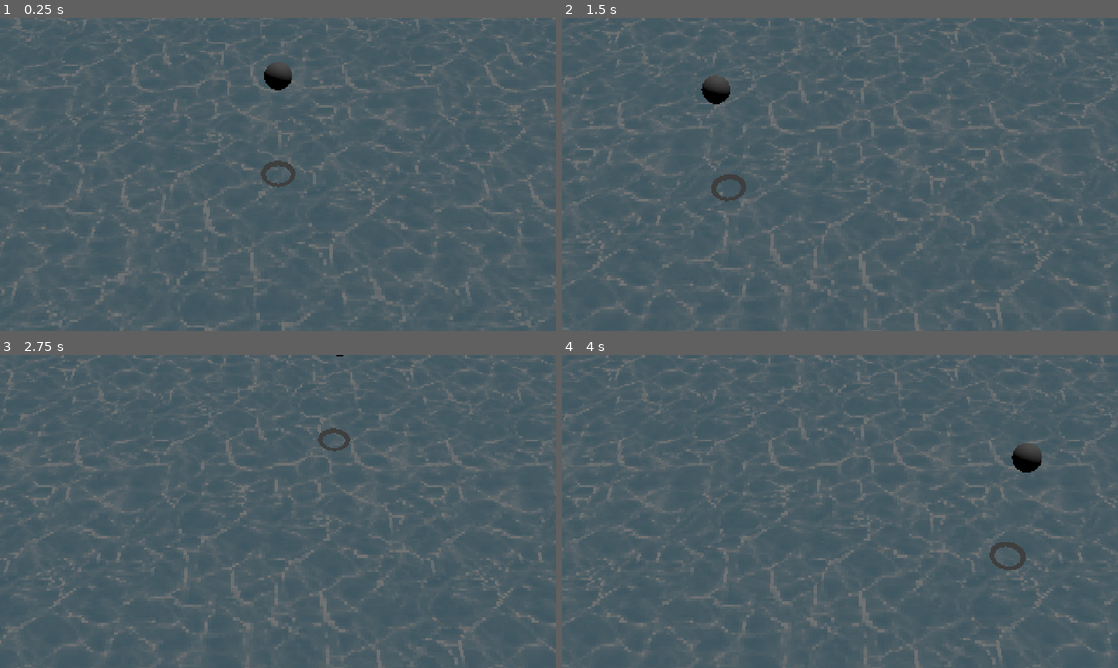
Above: before the commit, frames 1-4 (two rows, left to right).
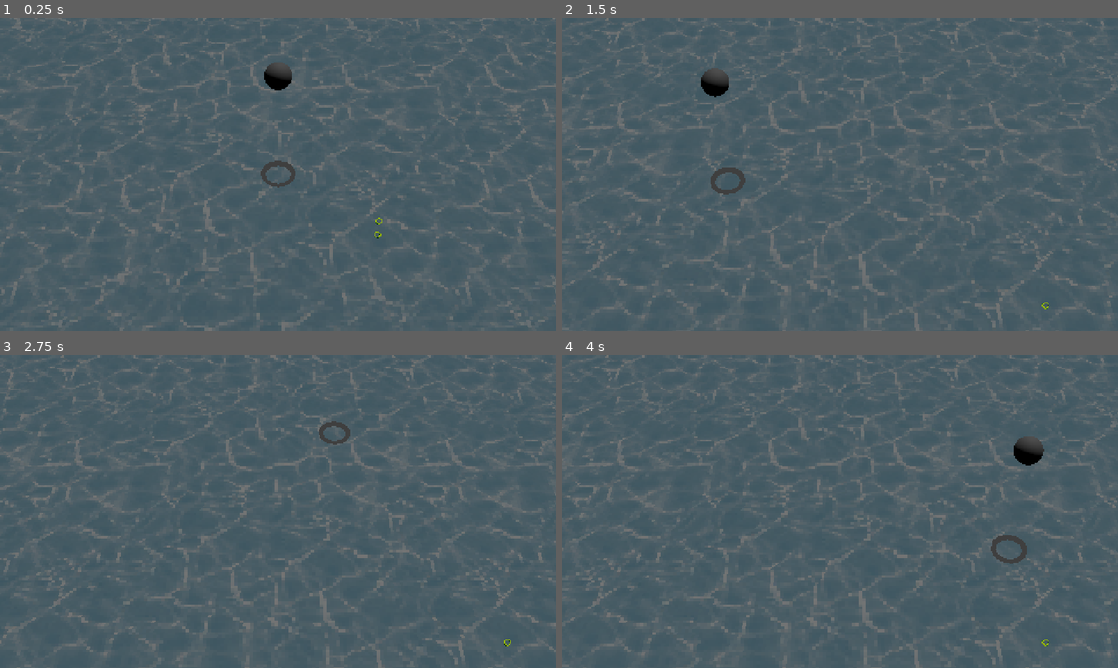
Above: after the commit, the same moments.

Repository: nulture/micro_jam_017_islands
Game: Godot game, scene res://scenes/world.tscn
Two runs of this game, one before a commit and one after it. Both use one fixed random seed, a clock stepped at 60 frames per second and the inputs below.
Inputs (mouse positions are in pixels of both pictures, inside the frame that each line leads up to):
- Up to frame 1 (0.25 s): no input
- Up to frame 2 (1.5 s): tap Enter (ui_accept) at 0.5, 0.6, 0.77, 1.07, 1.25 s; move the mouse to (962, 158) at 0.52 s; hold Right (ui_right) 0.53-1.28 s; move the mouse to (728, 190) at 1.27 s; hold Down (ui_down) from 1.28 s (still down); tap S (camera_down) at 1.35 s
- Up to frame 3 (2.75 s): tap Enter (ui_accept) at 1.52, 1.55, 1.82, 2, 2.3 s; move the mouse to (333, 442) at 2.02 s; release Down (ui_down) at 2.03 s; hold Right (ui_right) from 2.03 s (still down); tap A (camera_left) at 2.1 s
- Up to frame 4 (4 s): tap Enter (ui_accept) at 2.75, 3.02, 3.05, 3.32, 3.5, 3.77, 3.8 s; move the mouse to (812, 574) at 2.77 s; release Right (ui_right) at 2.78 s; hold Up (ui_up) 2.78-3.53 s; tap D (camera_right) at 2.85 s; move the mouse to (1006, 558) at 3.52 s; hold Left (ui_left) from 3.53 s (still down); tap Shift (camera_sprint) at 3.6 s

The runs differ from the first frame. In frame 1, less than 0.1% of the frame differs, in the area x 67-69%, y 63-71%; in frame 2, 0.7%; in frame 3, 0.3%; in frame 4, 0.8%, in the area x 76-88%, y 26-94%.

Commit message:
Introduced creature drowning, starving, fighting, mating

Diff:
--- a/assets/materials/ocean.tres
+++ b/assets/materials/ocean.tres
@@ -7,5 +7,4 @@
 render_priority = 0
 shader = ExtResource("1_ia2oi")
 shader_parameter/uv_scale = Vector2(4, 4)
-shader_parameter/uv_parallax = Vector2(0.1, 0.1)
 shader_parameter/albedo = ExtResource("2_jxv16")
--- a/assets/materials/void_grid.tres
+++ b/assets/materials/void_grid.tres
@@ -7,5 +7,4 @@
 render_priority = 0
 shader = ExtResource("1_7wa3n")
 shader_parameter/uv_scale = Vector2(32, 32)
-shader_parameter/uv_parallax = Vector2(0.8, 0.8)
 shader_parameter/albedo = ExtResource("2_4ujpq")
--- a/assets/materials/world_terrain.tres
+++ b/assets/materials/world_terrain.tres
@@ -9,5 +9,8 @@
 [resource]
 render_priority = 0
 shader = ExtResource("1_enfaq")
+shader_parameter/height_light_min = 0.0
+shader_parameter/height_light = 25.0
+shader_parameter/height_emission = 1.0
+shader_parameter/height = SubResource("ImageTexture_dv5pg")
 shader_parameter/paint = SubResource("ImageTexture_5xka3")
-shader_parameter/height = SubResource("ImageTexture_dv5pg")
--- a/assets/shaders/parallax_plane.tres
+++ b/assets/shaders/parallax_plane.tres
@@ -66,7 +66,6 @@
 
 }
 "
-graph_offset = Vector2(-878.128, -451.458)
 nodes/fragment/2/node = SubResource("VisualShaderNodeTexture2DParameter_6fpuq")
 nodes/fragment/2/position = Vector2(-580, 300)
 nodes/fragment/3/node = SubResource("VisualShaderNodeTexture_upchg")
--- a/assets/shaders/world_terrain.tres
+++ b/assets/shaders/world_terrain.tres
@@ -262,7 +262,6 @@
 
 }
 "
-graph_offset = Vector2(-1250.87, 61.2494)
 nodes/vertex/2/node = SubResource("VisualShaderNodeTexture2DParameter_ybj1y")
 nodes/vertex/2/position = Vector2(-660, 140)
 nodes/vertex/3/node = SubResource("VisualShaderNodeTexture_e363y")
--- a/project.godot
+++ b/project.godot
@@ -184,6 +184,8 @@
 [layer_names]
 
 3d_physics/layer_1="terrain"
+3d_physics/layer_2="water"
+3d_physics/layer_3="creature"
 
 [physics]
 
--- /dev/null
+++ b/scenes/creatures/creature_base.tscn
@@ -0,0 +1,50 @@
+[gd_scene load_steps=5 format=3 uid="uid://ctcygxcpg47cy"]
+
+[ext_resource type="Texture2D" uid="uid://bbeo1i1eyh88y" path="res://assets/sprites/circle.png" id="1_4ocuc"]
+[ext_resource type="Script" path="res://scripts/entities/creature.gd" id="1_n3re6"]
+
+[sub_resource type="SphereShape3D" id="SphereShape3D_h2xs8"]
+
+[sub_resource type="SphereShape3D" id="SphereShape3D_jt646"]
+radius = 0.66
+
+[node name="creature" type="CharacterBody3D" node_paths=PackedStringArray("touch_timer", "birth_timer")]
+collision_layer = 4
+collision_mask = 5
+floor_max_angle = 1.5708
+script = ExtResource("1_n3re6")
+touch_timer = NodePath("touch_cooldown")
+birth_timer = NodePath("birth_cooldown")
+
+[node name="shape" type="CollisionShape3D" parent="."]
+shape = SubResource("SphereShape3D_h2xs8")
+
+[node name="touch_area" type="Area3D" parent="."]
+collision_layer = 0
+collision_mask = 4
+monitorable = false
+
+[node name="collision_shape_3d" type="CollisionShape3D" parent="touch_area"]
+shape = SubResource("SphereShape3D_jt646")
+
+[node name="sprite" type="Sprite3D" parent="."]
+pixel_size = 0.0625
+billboard = 1
+double_sided = false
+texture_filter = 0
+texture = ExtResource("1_4ocuc")
+
+[node name="touch_cooldown" type="Timer" parent="."]
+process_callback = 0
+wait_time = 3.0
+one_shot = true
+autostart = true
+
+[node name="birth_cooldown" type="Timer" parent="."]
+process_callback = 0
+wait_time = 15.0
+one_shot = true
+
+[connection signal="body_entered" from="touch_area" to="." method="on_touch_area_body_entered"]
+[connection signal="timeout" from="touch_cooldown" to="." method="on_touch_cooldown_timeout"]
+[connection signal="timeout" from="birth_cooldown" to="." method="on_birth_cooldown_timeout"]
--- a/scenes/player_cursor.tscn
+++ b/scenes/player_cursor.tscn
@@ -38,6 +38,7 @@
 transform = Transform3D(1, 0, 0, 0, 1, 0, 0, 0, 1, 0, 100, 0)
 shape = SubResource("CylinderShape3D_835it")
 target_position = Vector3(0, -100, 0)
+collision_mask = 3
 
 [node name="cursor_ground" type="Node3D" parent="cast"]
 transform = Transform3D(1, 0, 0, 0, 1, 0, 0, 0, 1, 0, -100, 0)
--- a/scenes/player_tools/glob_base.tscn
+++ b/scenes/player_tools/glob_base.tscn
@@ -10,6 +10,7 @@
 
 [node name="glob" type="Area3D"]
 collision_layer = 0
+collision_mask = 3
 monitorable = false
 script = ExtResource("1_h3b40")
 height = 0.25
--- a/scenes/world.tscn
+++ b/scenes/world.tscn
@@ -1,12 +1,12 @@
 [gd_scene load_steps=13 format=3 uid="uid://bwln06s0mijil"]
 
 [ext_resource type="PackedScene" uid="uid://ck7mrxogelqqu" path="res://scenes/ui/items.tscn" id="1_418ir"]
-[ext_resource type="Script" path="res://scripts/world.gd" id="1_f4mcx"]
 [ext_resource type="PackedScene" uid="uid://kyw7ggafjjsx" path="res://scenes/player_camera.tscn" id="1_n7dex"]
 [ext_resource type="Material" uid="uid://dsrd6ulm7f4fx" path="res://assets/materials/void_grid.tres" id="3_8enyy"]
 [ext_resource type="Material" uid="uid://0v75n8kp07id" path="res://assets/materials/ocean.tres" id="3_j8q8g"]
 [ext_resource type="Material" uid="uid://dr8yjj626e2f4" path="res://assets/materials/world_terrain.tres" id="6_i5kdh"]
 [ext_resource type="Script" path="res://scripts/terrain.gd" id="7_uh1ch"]
+[ext_resource type="PackedScene" uid="uid://ctcygxcpg47cy" path="res://scenes/creatures/creature_base.tscn" id="8_tykiw"]
 
 [sub_resource type="HeightMapShape3D" id="HeightMapShape3D_go6xd"]
 map_width = 256
@@ -29,9 +29,7 @@
 material = ExtResource("3_j8q8g")
 size = Vector2(256, 256)
 
-[node name="world" type="Node3D" node_paths=PackedStringArray("ocean_rise_node")]
-script = ExtResource("1_f4mcx")
-ocean_rise_node = NodePath("terrain/water_body")
+[node name="world" type="Node3D"]
 
 [node name="DirectionalLight3D" type="DirectionalLight3D" parent="."]
 transform = Transform3D(-0.866023, -0.433016, 0.250001, 0, 0.499998, 0.866027, -0.500003, 0.749999, -0.43301, 0, 0, 0)
@@ -43,10 +41,11 @@
 
 [node name="items" parent="canvas_layer" instance=ExtResource("1_418ir")]
 
-[node name="terrain" type="Node3D" parent="." node_paths=PackedStringArray("shape", "mesh")]
+[node name="terrain" type="Node3D" parent="." node_paths=PackedStringArray("water_node", "shape", "mesh")]
 transform = Transform3D(1, 0, 0, 0, 1, 0, 0, 0, 1, 128, 0, 128)
 script = ExtResource("7_uh1ch")
-hmap_min_height_padding = 2.0
+water_node = NodePath("water_body")
+water_padding = 2.0
 shape = NodePath("terrain_body/shape")
 mesh = NodePath("terrain_body/mesh")
 
@@ -65,7 +64,8 @@
 skeleton = NodePath("../water_body/camera_root")
 
 [node name="water_body" type="AnimatableBody3D" parent="terrain"]
-transform = Transform3D(1, 0, 0, 0, 1, 0, 0, 0, 1, 0, 0.5, 0)
+collision_layer = 2
+collision_mask = 0
 
 [node name="shape" type="CollisionShape3D" parent="terrain/water_body"]
 shape = SubResource("WorldBoundaryShape3D_x8nr0")
@@ -75,3 +75,11 @@
 skeleton = NodePath("../camera_root")
 
 [node name="camera_root" parent="terrain/water_body" instance=ExtResource("1_n7dex")]
+
+[node name="creature" parent="." instance=ExtResource("8_tykiw")]
+transform = Transform3D(1, 0, 0, 0, 1, 0, 0, 0, 1, 130, 5.74677, 130)
+species = &"cat"
+
+[node name="creature_2" parent="." instance=ExtResource("8_tykiw")]
+transform = Transform3D(1, 0, 0, 0, 1, 0, 0, 0, 1, 130, 8.67872, 130)
+species = &"birb"
--- /dev/null
+++ b/scripts/entities/creature.gd
@@ -0,0 +1,140 @@
+class_name Creature extends CharacterBody3D
+
+signal touch_other(other: Creature)
+
+@export var touch_timer : Timer
+@export var birth_timer : Timer
+
+@export var species : StringName
+@export var hunger_max : float = 10.0
+@export var hunger_rate : float = 0.1
+@export var hangry_threshold : float = 5.0
+
+var random = RandomNumberGenerator.new()
+
+var gravity : float = ProjectSettings.get_setting("physics/3d/default_gravity")
+
+var hunger : float = 1.0
+
+var is_adult = true
+var is_ready = true
+
+var is_touch_ready : bool :
+	#get : return touch_timer.is_stopped() && birth_timer.is_stopped()
+	get : return is_adult && is_ready
+
+var is_hangry : bool :
+	get : return hunger < hangry_threshold
+
+func _ready() -> void:
+	hunger = hunger_max
+
+func _physics_process(delta: float) -> void:
+	velocity.y -= gravity * delta
+
+	move_and_slide()
+
+	# Hunger
+	hunger -= hunger_rate * delta
+	if hunger < 0.0 :
+		print("I've starved")
+		kill()
+
+	# Drowning
+	if Terrain.inst.check_is_underwater(self) :
+		print("I've drownded")
+		kill()
+
+func random_with_other(other: Creature) -> bool :
+	return random.randf_range(0.0, hunger + other.hunger) > hunger
+
+func fight(other: Creature) -> void :
+	print("fight")
+	if random_with_other(other) :
+		other.kill()
+	else :
+		kill()
+
+func mate(other: Creature) -> void :
+	print("mate")
+	if random_with_other(other) :
+		baby()
+	else :
+		other.baby()
+
+func kill() -> void :
+	queue_free()
+
+func baby() -> void :
+	var node = (load(scene_file_path) as PackedScene).instantiate()
+	get_tree().root.add_child(node)
+	node.global_position = global_position + global_basis.x
+	node.is_adult = false
+	node.birth_timer.start()
+
+#
+#const SPEED = 5.0
+#const JUMP_VELOCITY = 4.5
+#
+## Get the gravity from the project settings to be synced with RigidBody nodes.
+#var gravity: float = ProjectSettings.get_setting("physics/3d/default_gravity")
+#
+#
+#func _physics_process(delta: float) -> void:
+	## Add the gravity.
+	#if not is_on_floor():
+		#velocity.y -= gravity * delta
+#
+	## Handle jump.
+	#if Input.is_action_just_pressed("ui_accept") and is_on_floor():
+		#velocity.y = JUMP_VELOCITY
+#
+	## Get the input direction and handle the movement/deceleration.
+	## As good practice, you should replace UI actions with custom gameplay actions.
+	#var input_dir := Input.get_vector("ui_left", "ui_right", "ui_up", "ui_down")
+	#var direction := (transform.basis * Vector3(input_dir.x, 0, input_dir.y)).normalized()
+	#if direction:
+		#velocity.x = direction.x * SPEED
+		#velocity.z = direction.z * SPEED
+	#else:
+		#velocity.x = move_toward(velocity.x, 0, SPEED)
+		#velocity.z = move_toward(velocity.z, 0, SPEED)
+#
+	#move_and_slide()
+
+func on_touch_area_body_entered(body: Node3D) -> void:
+	if hash(self) <= hash(body) : return
+	if !body is Creature : return
+	on_touch_other(body as Creature)
+
+func on_touch_other(other: Creature) -> void:
+	if !(is_touch_ready && other.is_touch_ready) : return
+
+	touch_timer.start()
+	touch_other.emit(other)
+
+	if species == other.species :
+		if is_hangry && other.is_hangry :
+			#print("We are the same species. We will kill each other for food!!")
+			fight(other)
+		elif is_hangry || other.is_hangry :
+			#print("We are the same species. One of us is hangry but we won't fight.")
+			pass
+		else :
+			#print("We are the same species. We are both sated and we will have babies.")
+			mate(other)
+	else :
+		if is_hangry || other.is_hangry :
+			#print("We are different species. Let's fight!")
+			fight(other)
+		else :
+			#print("We are different species. But we're both full, so let's have babies.")
+			mate(other)
+
+
+func on_touch_cooldown_timeout() -> void:
+	is_ready = true
+
+
+func on_birth_cooldown_timeout() -> void:
+	is_adult = true
--- /dev/null
+++ b/scripts/entities/entity.gd
@@ -0,0 +1,11 @@
+extends Node3D
+
+
+# Called when the node enters the scene tree for the first time.
+func _ready() -> void:
+	pass # Replace with function body.
+
+
+# Called every frame. 'delta' is the elapsed time since the previous frame.
+func _process(delta: float) -> void:
+	pass
--- a/scripts/player_tools/tool_rain.gd
+++ b/scripts/player_tools/tool_rain.gd
@@ -3,5 +3,4 @@
 @export var ocean_rise_speed : float = 1.0
 
 func process_hold(delta: float) -> void :
-	World.inst.ocean_rise_node.position.y += ocean_rise_speed * delta
-	Terrain.inst.hmap_min_height = World.inst.ocean_rise_node.position.y
+	Terrain.inst.water_level += ocean_rise_speed * delta
--- a/scripts/terrain.gd
+++ b/scripts/terrain.gd
@@ -1,6 +1,7 @@
 class_name Terrain extends Node3D
 
-@export var hmap_min_height_padding : float = 1.0
+@export var water_node : Node3D
+@export var water_padding : float = 1.0
 
 @export var shape : CollisionShape3D
 @export var mesh : MeshInstance3D
@@ -9,14 +10,17 @@
 @export var pmap_size : int = 256
 @export var pixels_per_unit : float = 1.0
 
+var material : ShaderMaterial
 var hmap_shape : HeightMapShape3D
 var hmap_image : Image
 var hmap_texture : ImageTexture
-var _hmap_min_height : float
-var hmap_min_height : float :
-	get : return _hmap_min_height + hmap_min_height_padding
+var _water_level_internal : float
+var water_level : float :
+	get : return _water_level_internal
 	set (value) :
-		_hmap_min_height = value - hmap_min_height_padding
+		_water_level_internal = value
+		water_node.position.y = value + water_padding
+		material.set_shader_parameter("height_light_min", water_level)
 
 var pmap_image : Image
 var pmap_texture : ImageTexture
@@ -26,17 +30,18 @@
 # Called when the node enters the scene tree for the first time.
 func _ready() -> void:
 	inst = self
-	hmap_min_height = 0.0
 
-	var mat = mesh.mesh.surface_get_material(0) as ShaderMaterial
-	hmap_texture = mat.get_shader_parameter("height") as ImageTexture
-	pmap_texture = mat.get_shader_parameter("paint") as ImageTexture
+	material = mesh.mesh.surface_get_material(0) as ShaderMaterial
+	hmap_texture = material.get_shader_parameter("height") as ImageTexture
+	pmap_texture = material.get_shader_parameter("paint") as ImageTexture
+
+	water_level = 0.0
 
 	var hmap_data = PackedByteArray()
 	hmap_data.resize(hmap_size * hmap_size * 4)
 	hmap_image = Image.new()
-	hmap_image.fill(Color(_hmap_min_height, 0, 0))
 	hmap_image.set_data(hmap_size, hmap_size, false, Image.FORMAT_RF, hmap_data)
+	hmap_image.fill(Color(_water_level_internal, 0, 0))
 	hmap_texture.set_image(hmap_image)
 
 	var pmap_data = PackedByteArray()
@@ -90,7 +95,7 @@
 			hmap_alpha = height * clamp(hmap_alpha, 0.0, 1.0)
 			var hmap_color = hmap_image.get_pixelv(pos)
 			var r = hmap_color.r + hmap_alpha
-			hmap_color = Color(max(r, _hmap_min_height), 0, 0)
+			hmap_color = Color(max(r, _water_level_internal), 0, 0)
 			hmap_image.set_pixelv(pos, hmap_color)
 
 			var pmap_alpha = remap(percent, pmap_falloff, 1.0, 1.0, 0.0)
@@ -106,7 +111,18 @@
 	hmap_shape.map_data = hmap_image.get_data().to_float32_array()
 
 func get_height_at(coord : Vector2i) -> float :
-	return 0.0
+	return hmap_image.get_pixelv(coord).r
 
 func get_paint_at(coord : Vector2i) -> int :
+	var color = pmap_image.get_pixelv(coord)
+
+	if color.r > color.g :
+		return 1
+	if color.g > color.b :
+		return 2
+	if color.b > 0.0 :
+		return 3
 	return 0
+
+func check_is_underwater(node: Node3D) -> bool :
+	return get_height_at(Vector2i(round(global_position.x), round(global_position.z))) < water_level
Binary file added: assets/sprites/circle.png
Not shown, added: assets/sprites/circle.png.import
Binary file added: assets/sprites/square.png
Not shown, added: assets/sprites/square.png.import
Binary file added: assets/sprites/triangle.png
Not shown, added: assets/sprites/triangle.png.import
